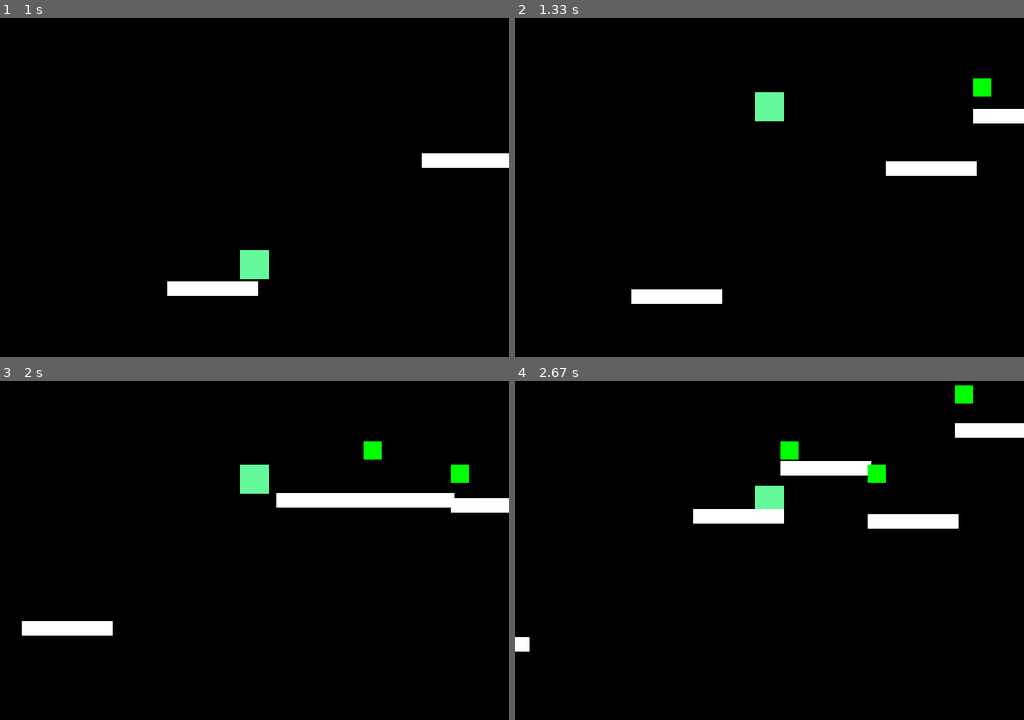
Above: before the commit, frames 1-4 (two rows, left to right).
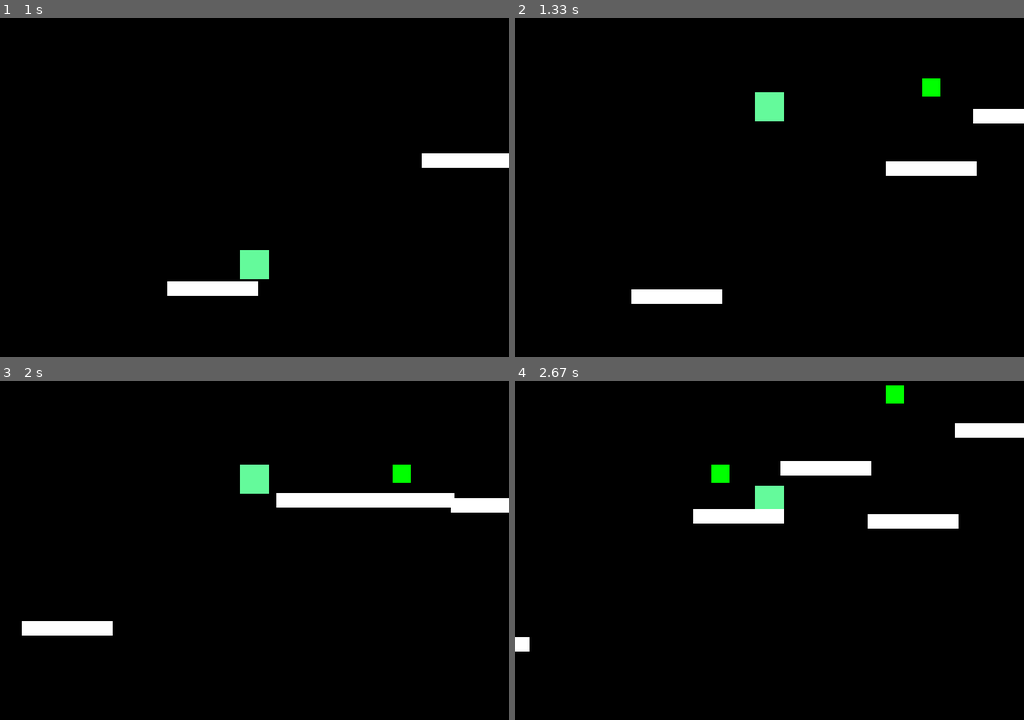
Above: after the commit, the same moments.

Repository: gavinraym/alphaPygame
Game: pygame game, started from platformer/main.py
Same seed, same stepped clock (60 frames per second), same inputs: the game is played once before the commit and once after it.
Inputs:
- Up to frame 1 (1 s): tap Space at 0.33, 0.73 s
- Up to frame 2 (1.33 s): tap Space at 1.03, 1.23 s
- Up to frame 3 (2 s): no input
- Up to frame 4 (2.67 s): no input

Frame 1 is identical in both runs. In frame 2, 0.4% of the frame differs, in the area x 80-94%, y 17-24%; in frame 3, 0.6%; in frame 4, 1.0%, in the area x 38-90%, y 1-31%.

Commit message:
adding green squares

Diff:
--- a/platformer/game_loop.py
+++ b/platformer/game_loop.py
@@ -54,6 +54,10 @@
         for platform in sprites.platforms:
             platform.update()
 
+        # Green square update
+        for green_square in sprites.green_squares:
+            green_square.update()
+
         # Create new platforms
         self.frame_count -= 1
         if self.frame_count == 0:
--- a/platformer/green_square.py
+++ b/platformer/green_square.py
@@ -12,11 +12,11 @@
         self.rect.x = x
         self.rect.y = y
 
-    # def update(self):
-        # self.rect.move_ip(-5, 0)  # Auto-scroll the green squares
+    def update(self):
+        self.rect.move_ip(-5, 0)  # Auto-scroll the green squares
 
         # Check collision with player
-        # if pygame.sprite.spritecollide(self, sprites.player, False):
-        #     ADD_POINTS(1)
-        #     self.kill()
-        #     print("Points:", POINTS)
+        if pygame.sprite.spritecollide(self, sprites.player, False):
+            ADD_POINTS(1)
+            self.kill()
+            print("Points:", POINTS)
